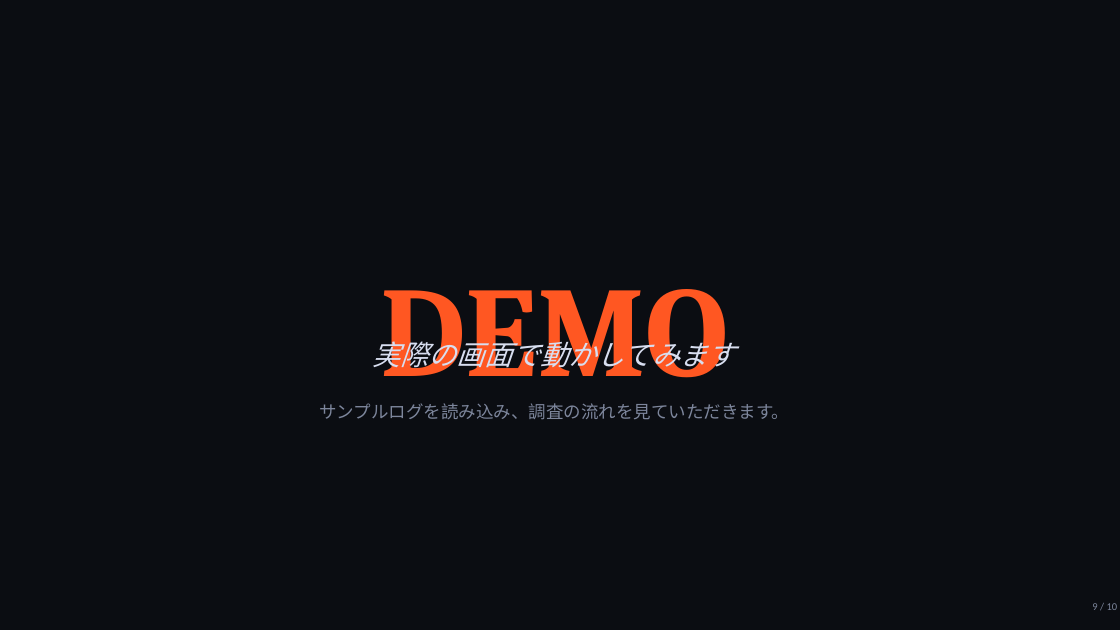
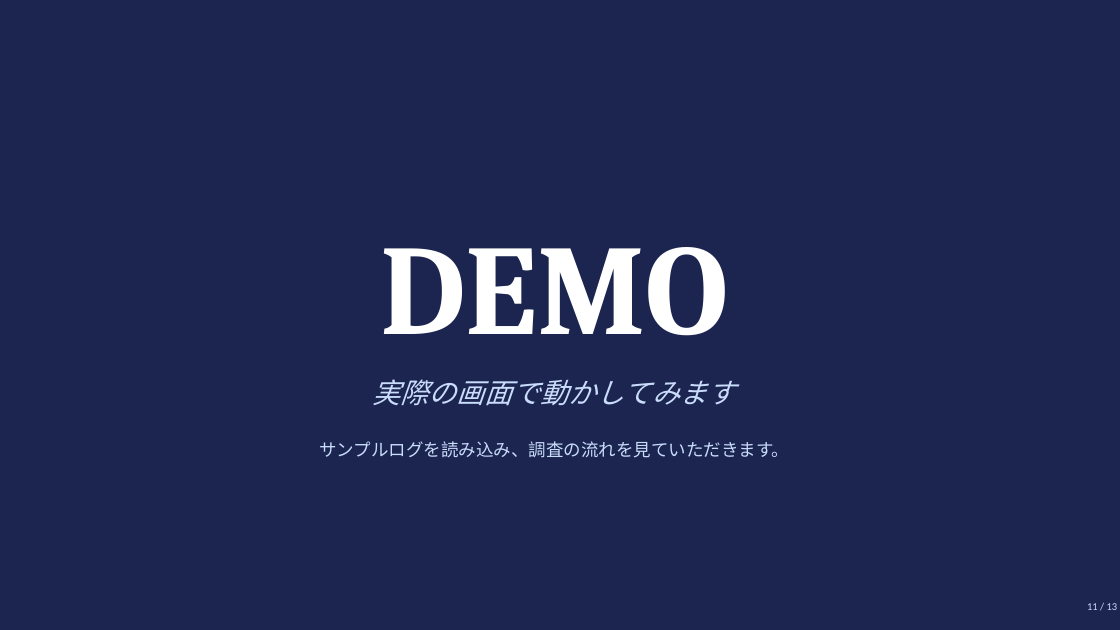
Before and after one commit to Assy2005/hayabusa-plus, a slide deck: slide 11 of docs/presentation/pptx/hayabusa-plus.pptx (slide 9 before the commit). Drawn at 1120x630 pixels with LibreOffice and Linux fonts; fonts in the diff are those of the drawing. Boxes give left, top, right and bottom in pixels: in the first picture for what was removed or moved away, otherwise in the second. Text is boxed around its words. In the diff, an @@ line names an element or a change of style, - is before the commit and + after.

```diff
--- a/docs/presentation/pptx/hayabusa-plus.pptx
+++ b/docs/presentation/pptx/hayabusa-plus.pptx
@@ rectangle at (x1=0, y1=0, x2=1120, y2=630): fill #0B0D12 to #1B254F @@
@@ text "DEMO" moved from (x1=380, y1=289, x2=728, y2=378) to (x1=380, y1=247, x2=728, y2=336) @@
@@ text "DEMO" at (x1=380, y1=247, x2=728, y2=336): text colour #FF5722 to #FFFFFF @@
@@ text "実際の画面で動かしてみます" moved from (x1=373, y1=335, x2=736, y2=373) to (x1=373, y1=379, x2=736, y2=406) @@
@@ text "実際の画面で動かしてみます" at (x1=373, y1=379, x2=736, y2=406): text colour #D8DEF0 to #CADCFC @@
@@ text "サンプルログを読み込み、調査の流れを見ていただきます。" moved from (x1=319, y1=403, x2=789, y2=419) to (x1=319, y1=441, x2=789, y2=458) @@
@@ text "サンプルログを読み込み、調査の流れを見ていただきます。" at (x1=319, y1=441, x2=789, y2=458): text colour #7D869C to #CADCFC @@
@@ text at (x1=1087, y1=603, x2=1118, y2=610): text changed; text colour #7D869C to #CADCFC @@
-9 / 10
+11 / 13
```
Also in this commit, not shown: 9 other slides changed, 3 slides added, 1 slide removed, 2 other files.
